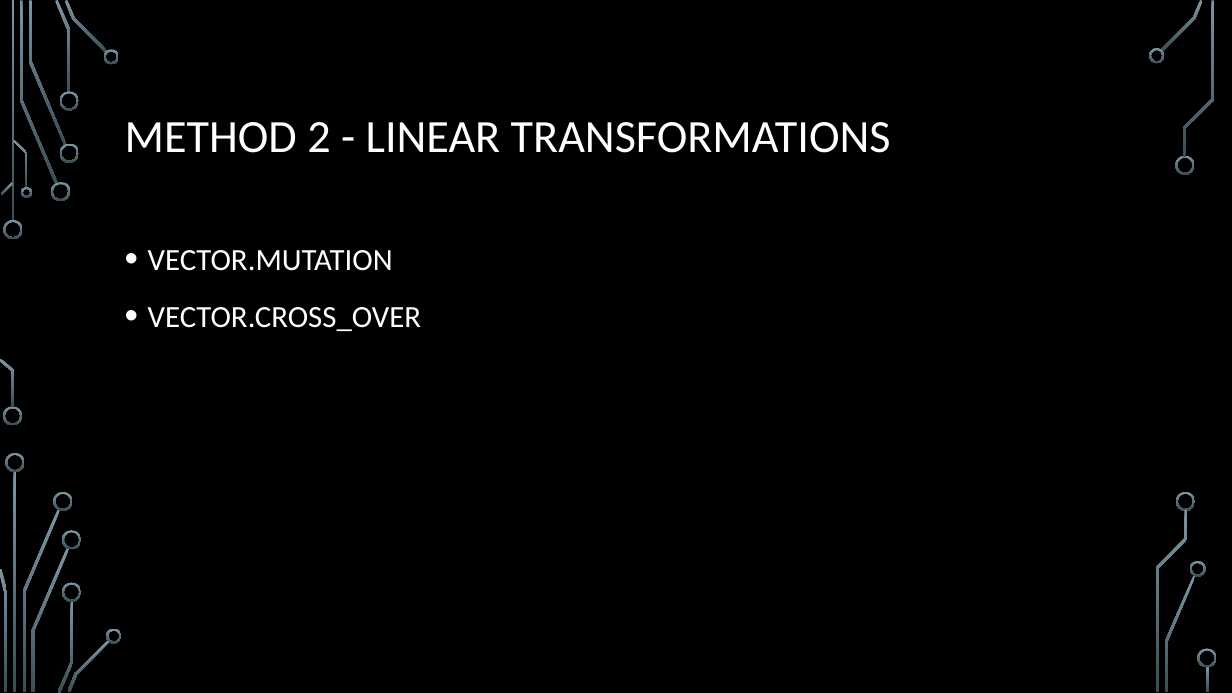
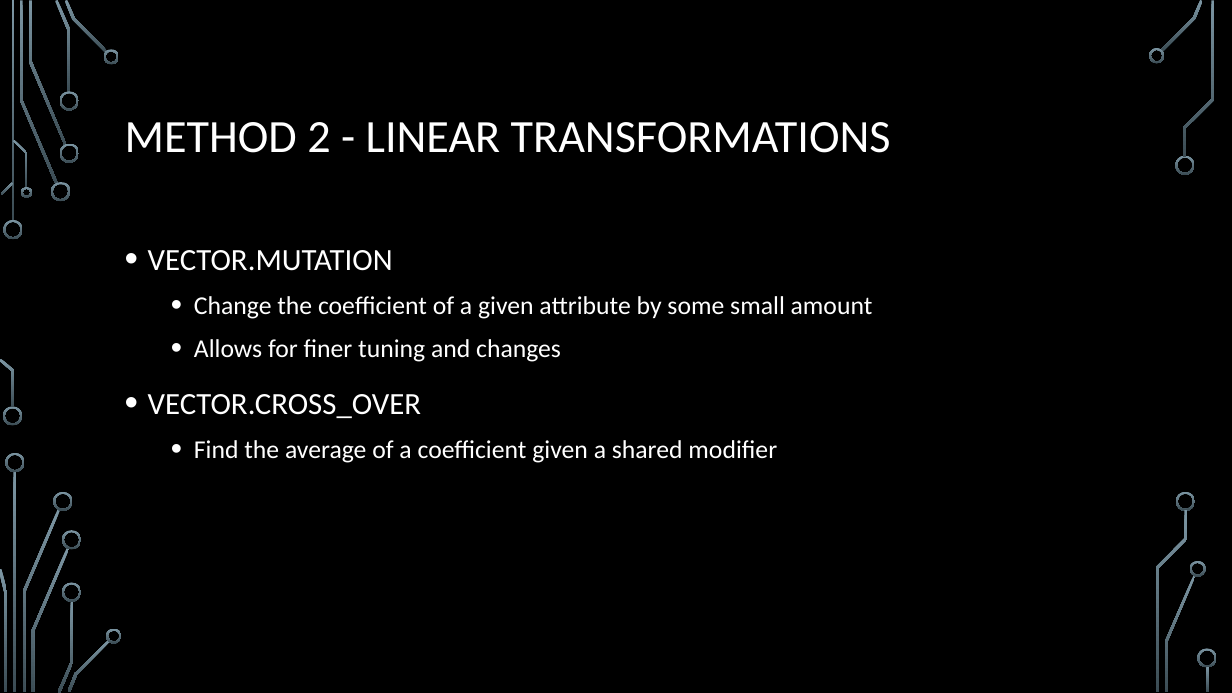
Before and after one commit to acbart/attribute-learning-system, a slide deck: slide 10 of presentation/Attribute Learning System Presentation.pptx (slide 7 before the commit). Drawn at 1232x693 pixels with LibreOffice and Linux fonts; fonts in the diff are those of the drawing; background and template pictures are left out. Boxes give left, top, right and bottom in pixels: in the first picture for what was removed or moved away, otherwise in the second. Text is boxed around its words. In the diff, an @@ line names an element or a change of style, - is before the commit and + after.

Commit message:
updating presentation

```diff
--- a/presentation/Attribute Learning System Presentation.pptx
+++ b/presentation/Attribute Learning System Presentation.pptx
@@ text at (194,296,873,362): paragraphs added @@
+  • Change the coefficient of a given attribute by some small amount
+  • Allows for finer tuning and changes
@@ text at (194,440,777,463): paragraph added @@
+  • Find the average of a coefficient given a shared modifier
```
Also in this commit, not shown: 1 other slide changed, 6 slides added, 1 other file.
